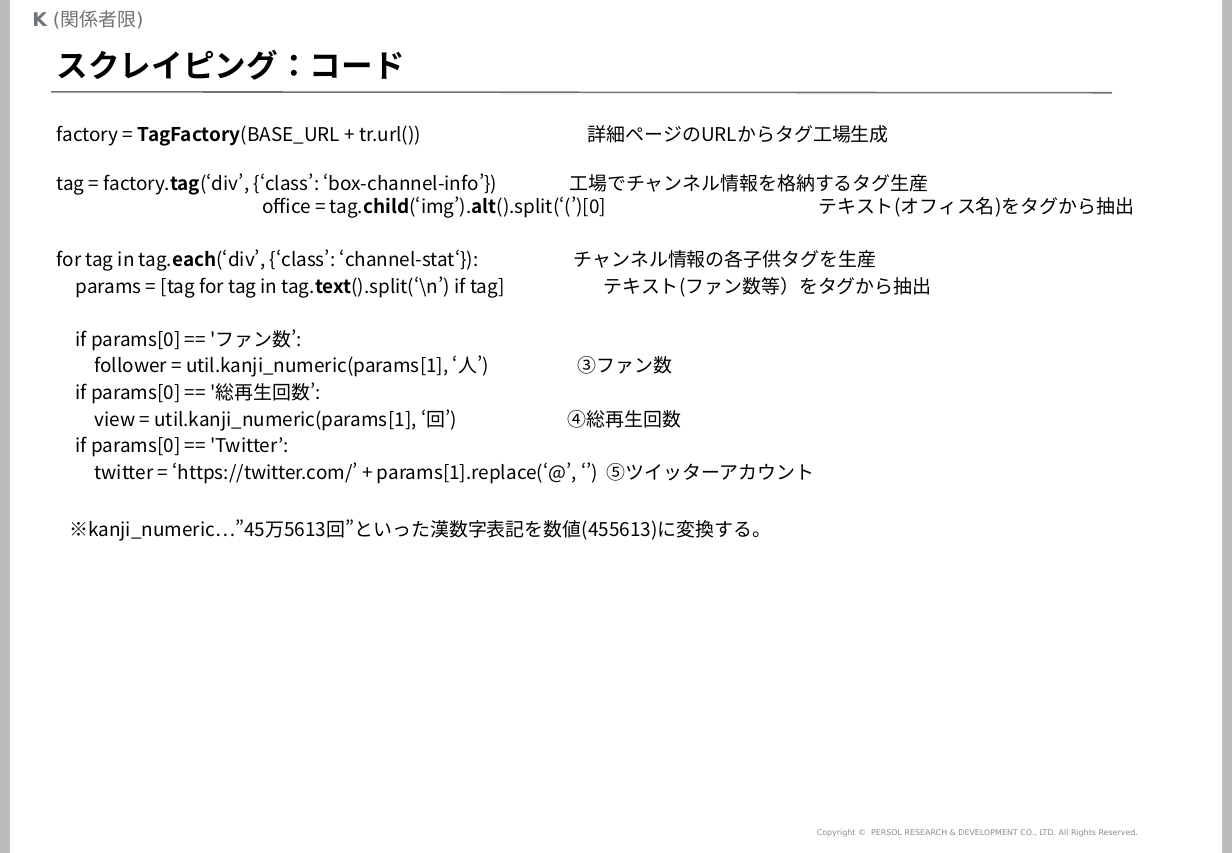
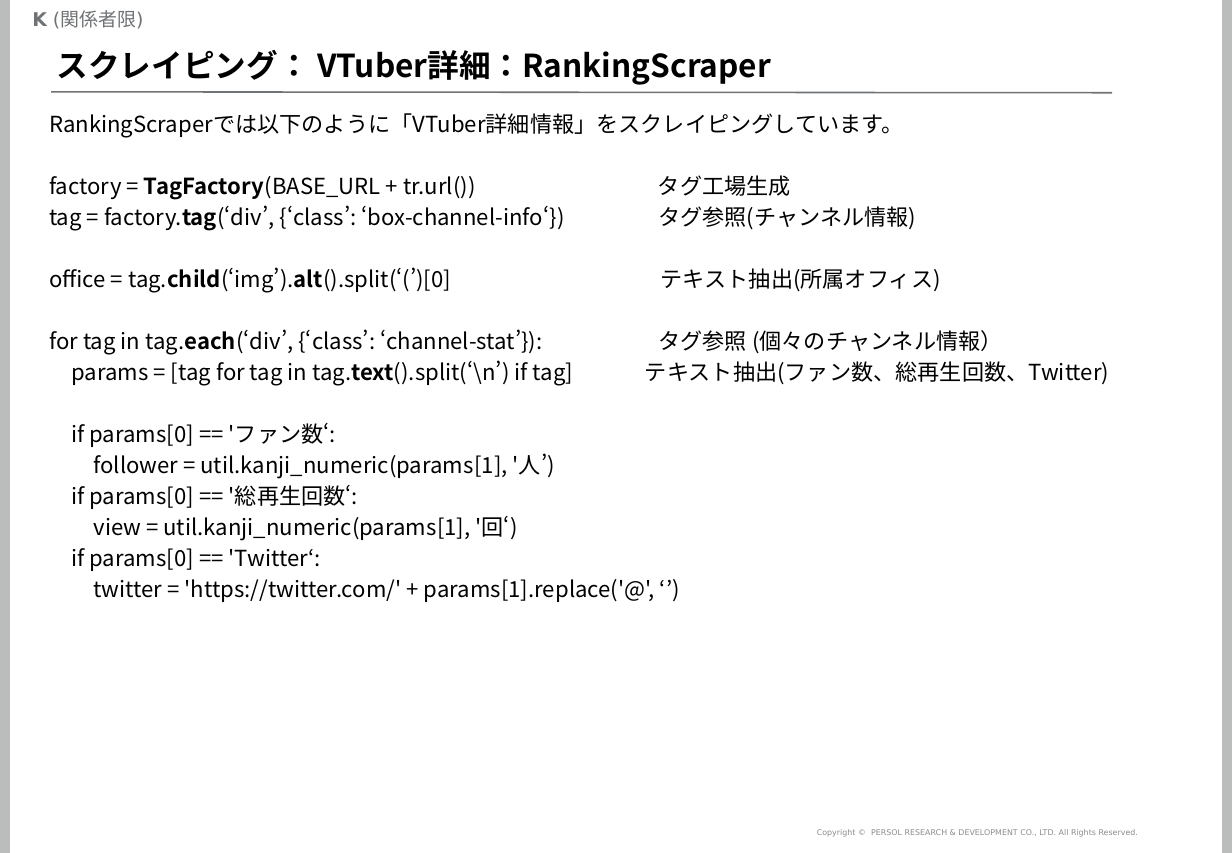
Before and after one commit to mogrodown/python_session, a slide deck: slide 27 of doc/python中級講座_2020.pptx (slide 28 before the commit). Drawn at 1232x853 pixels with LibreOffice and Linux fonts; fonts in the diff are those of the drawing; background and template pictures are left out. Boxes give left, top, right and bottom in pixels: in the first picture for what was removed or moved away, otherwise in the second. Text is boxed around its words. In the diff, an @@ line names an element or a change of style, - is before the commit and + after.

```diff
--- a/doc/python中級講座_2020.pptx
+++ b/doc/python中級講座_2020.pptx
@@ title at [57, 50, 771, 85]: text changed @@
-スクレイピング：コード
+スクレイピング： VTuber詳細：RankingScraper
@@ text at [49, 113, 1109, 602]: text changed; size 12 to 14 pt @@
-factory = TagFactory(BASE_URL + tr.url()) 詳細ページのURLからタグ工場生成
-tag = factory.tag(‘div’, {‘class’: ‘box-channel-info’}) 工場でチャンネル情報を格納するタグ生産 office = tag.child(‘img’).alt().split(‘(’)[0] テキスト(オフィス名)をタグから抽出
-for tag in tag.each(‘div’, {‘class’: ‘channel-stat‘}): チャンネル情報の各子供タグを生産
-params = [tag for tag in tag.text().split(‘\n’) if tag] テキスト(ファン数等）をタグから抽出
-if params[0] == 'ファン数’:
-follower = util.kanji_numeric(params[1], ‘人’) ③ファン数
-if params[0] == '総再生回数’:
-view = util.kanji_numeric(params[1], ‘回’) ④総再生回数
-if params[0] == 'Twitter’:
-twitter = ‘https://twitter.com/’ + params[1].replace(‘@’, ‘’) ⑤ツイッターアカウント
-※kanji_numeric…”45万5613回”といった漢数字表記を数値(455613)に変換する。
+RankingScraperでは以下のように「VTuber詳細情報」をスクレイピングしています。
+factory = TagFactory(BASE_URL + tr.url()) タグ工場生成
+tag = factory.tag(‘div’, {‘class’: ‘box-channel-info‘}) タグ参照(チャンネル情報)
+office = tag.child(‘img’).alt().split(‘(’)[0] テキスト抽出(所属オフィス)
+for tag in tag.each(‘div’, {‘class’: ‘channel-stat’}): タグ参照 (個々のチャンネル情報）
+params = [tag for tag in tag.text().split(‘\n’) if tag] テキスト抽出(ファン数、総再生回数、Twitter)
+if params[0] == 'ファン数‘:
+follower = util.kanji_numeric(params[1], '人’)
+if params[0] == '総再生回数‘:
+view = util.kanji_numeric(params[1], '回‘)
+if params[0] == 'Twitter‘:
+twitter = 'https://twitter.com/' + params[1].replace('@', ‘’)
```
Also in this commit, not shown: 29 other slides changed, 6 slides added, 2 slides removed, 6 other files.
